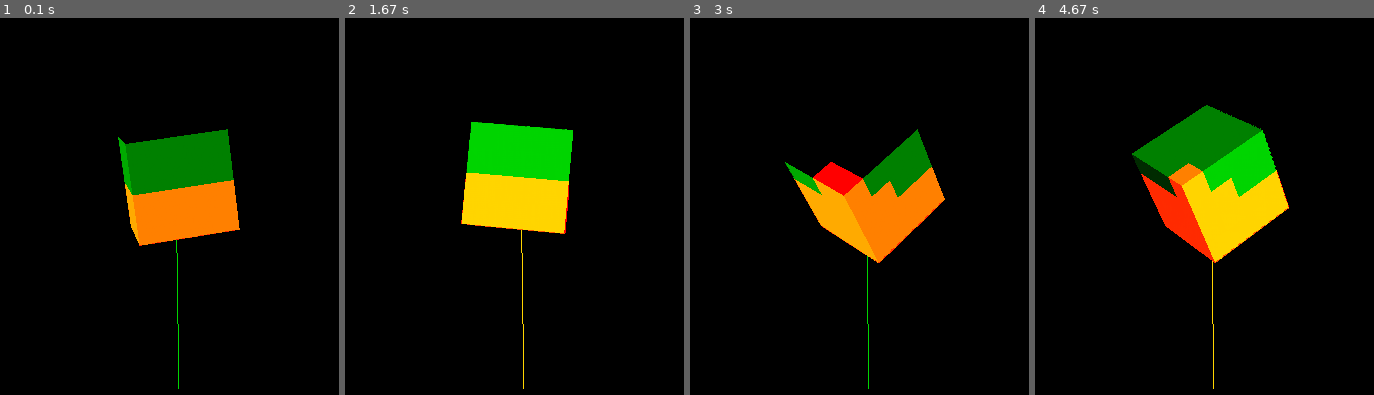
Above: before the commit, frames 1-4 (left to right).
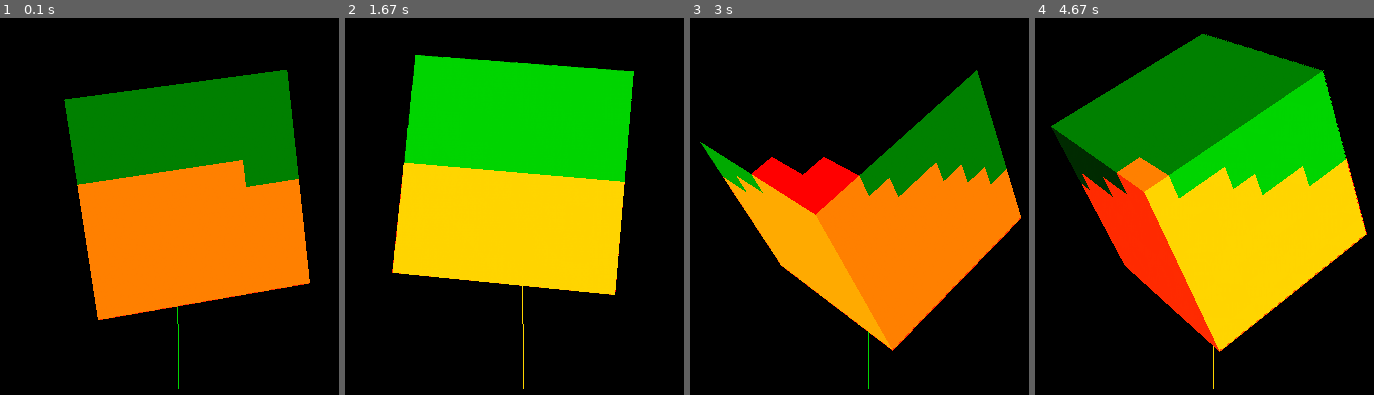
Above: after the commit, the same moments.

Repository: pIlIp-d/LED-Cube
Game: pygame game, started from __main__.py
Two runs of this game, one before a commit and one after it. Both use one fixed random seed, a clock stepped at 60 frames per second and the inputs below.
Inputs:
- Up to frame 1 (0.1 s): no input
- Up to frame 2 (1.67 s): no input
- Up to frame 3 (3 s): no input
- Up to frame 4 (4.67 s): no input

The runs differ from the first frame. In frame 1, 31% of the frame differs, in the area x 18-92%, y 13-81%; in frame 2, 31%; in frame 3, 26%; in frame 4, 40%, in the area x 4-98%, y 4-89%.

Commit message:
added Demo

Diff:
--- a/src/cube.py
+++ b/src/cube.py
@@ -13,7 +13,7 @@
 VISUALIZE = True
 
 CUBE_SIZE = 2  # fixed to 2
-GRID_SIZE = 4
+GRID_SIZE = 8
 RADIUS = math.sqrt(3) * CUBE_SIZE / 2
 
 value_span_in_radius = np.linspace(-RADIUS, RADIUS, 20)
Not shown, changed: README.md
Binary file added: demo.gif
